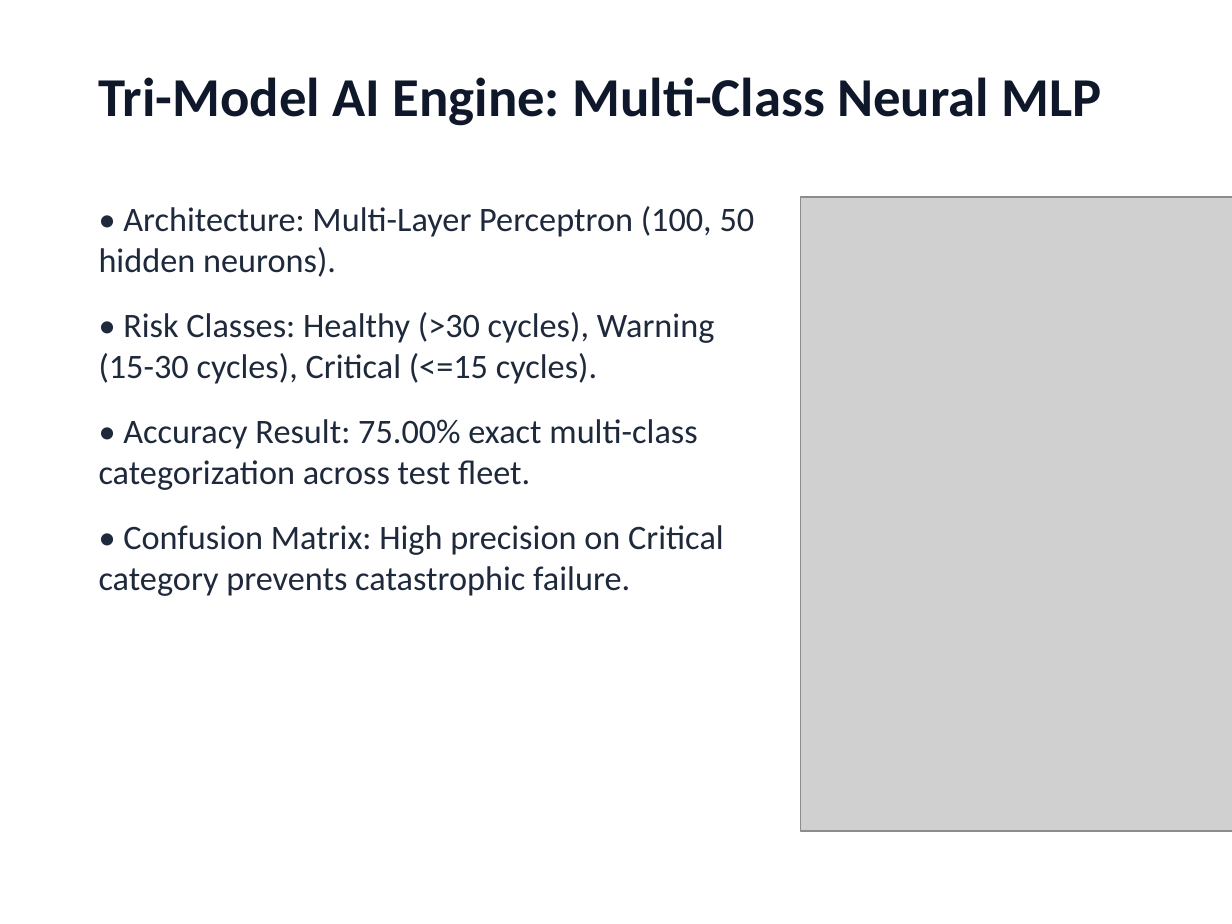
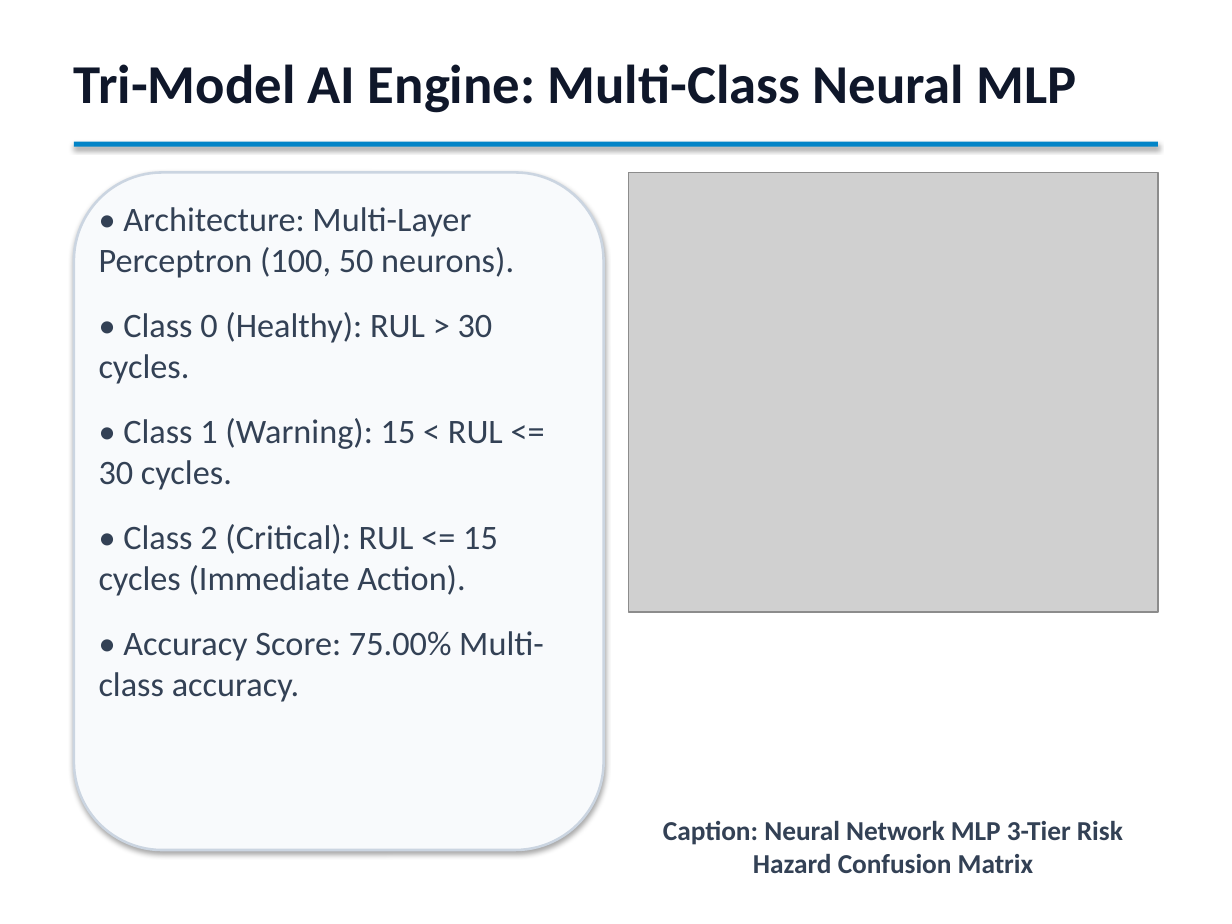
Before and after one commit to PiyushTiwari2051/Predictive-Master, a slide deck: slide 12 of Predictive_Maintenance_Internship_Presentation.pptx. Drawn at 1232x924 pixels with LibreOffice and Linux fonts; fonts in the diff are those of the drawing; grey boxes stand for pictures. Boxes give left, top, right and bottom in pixels: in the first picture for what was removed or moved away, otherwise in the second. Text is boxed around its words. In the diff, an @@ line names an element or a change of style, - is before the commit and + after.

Commit message:
Update masterpiece presentation PPTX with exact 100% template rule compliance

```diff
--- a/Predictive_Maintenance_Internship_Presentation.pptx
+++ b/Predictive_Maintenance_Internship_Presentation.pptx
@@ text "Tri-Model AI Engine: Multi-Class Neural ...": place and size @@
-text "Tri-Model AI Engine: Multi-Class Neural ..." at box(99, 77, 1101, 126)
+text "Tri-Model AI Engine: Multi-Class Neural ..." at box(74, 64, 1077, 113)
@@ rectangle added at box(74, 142, 1158, 147), fill #0284C7 @@
@@ rounded rectangle added at box(74, 172, 604, 850), fill #F8FAFC, outline #CBD5E1 1.5 pt @@
@@ picture: place and size @@
-picture at box(801, 197, 1232, 832)
+picture at box(628, 172, 1158, 612)
@@ text at box(99, 207, 544, 702): text changed; text colour #1E293B to #334155 @@
-• Architecture: Multi-Layer Perceptron (100, 50 hidden neurons).
-• Risk Classes: Healthy (>30 cycles), Warning (15-30 cycles), Critical (<=15 cycles).
-• Accuracy Result: 75.00% exact multi-class categorization across test fleet.
-• Confusion Matrix: High precision on Critical category prevents catastrophic failure.
+• Architecture: Multi-Layer Perceptron (100, 50 neurons).
+• Class 0 (Healthy): RUL > 30 cycles.
+• Class 1 (Warning): 15 < RUL <= 30 cycles.
+• Class 2 (Critical): RUL <= 15 cycles (Immediate Action).
+• Accuracy Score: 75.00% Multi-class accuracy.
@@ text added at box(663, 821, 1123, 873), 16 pt, text #334155, bold @@
+Caption: Neural Network MLP 3-Tier Risk Hazard Confusion Matrix
```
Also in this commit, not shown: 13 other slides changed, 2 slides added, 2 slides removed, 1 other file.
